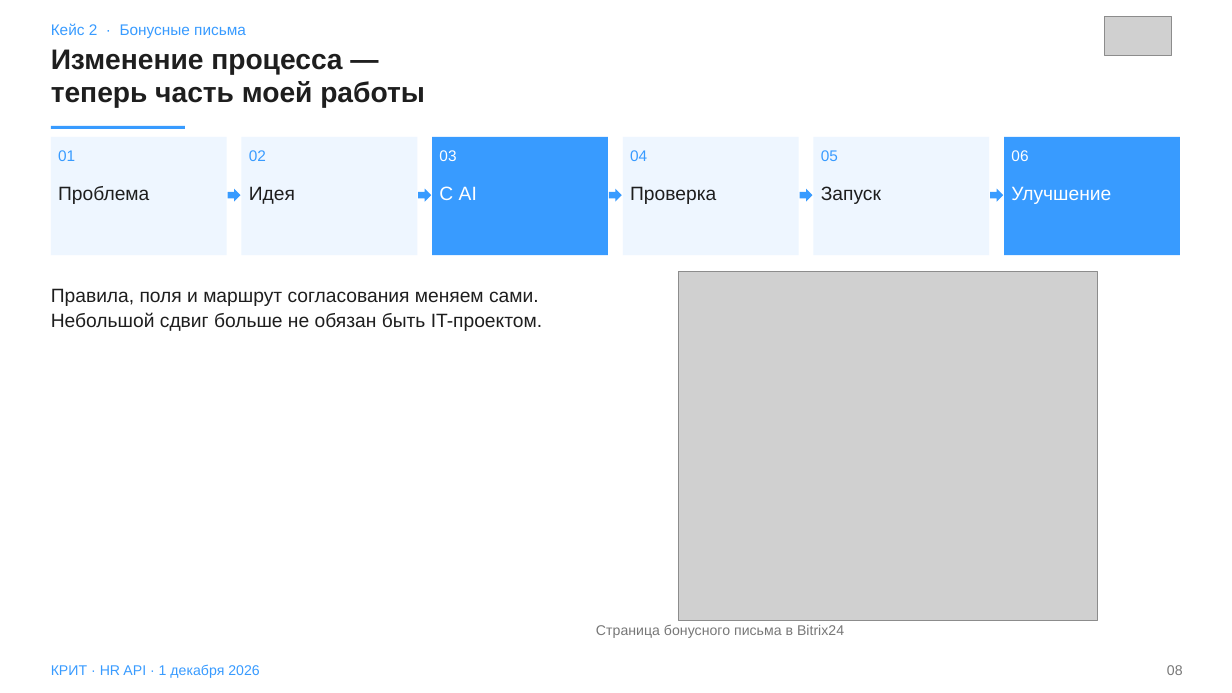
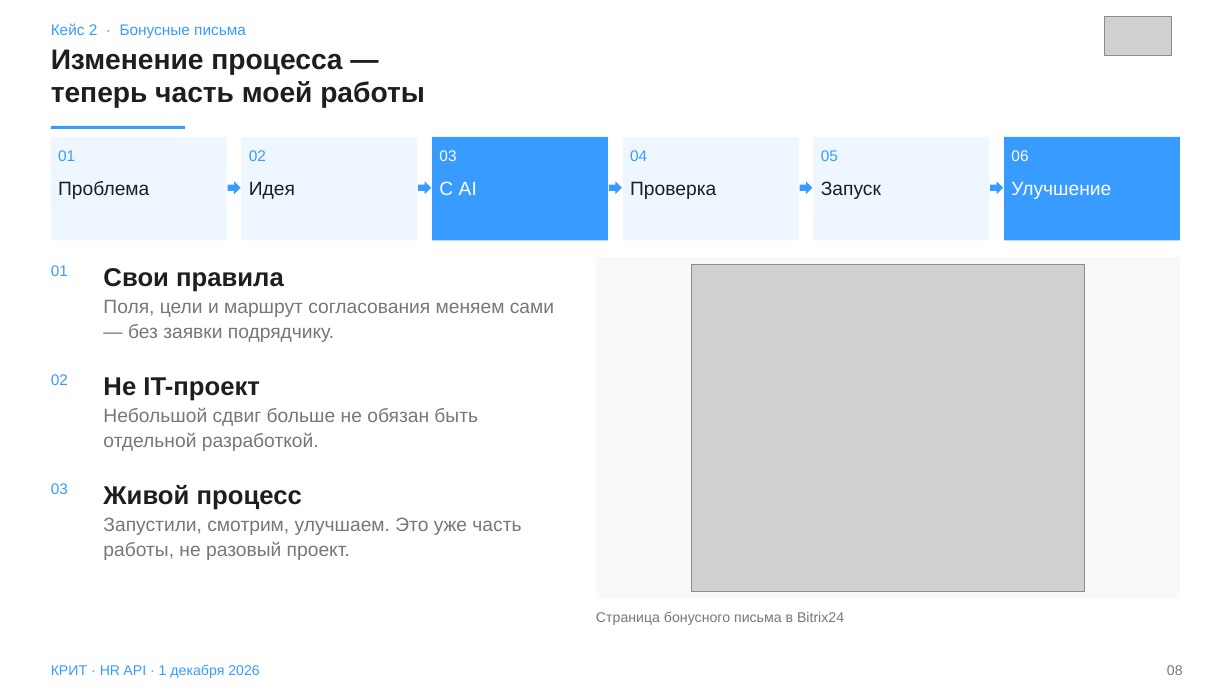
Before and after one commit to Nikisheva/html_krit, a slide deck: slide 8 of HR_API_KRIT_Nikisheva_2026.pptx. Drawn at 1232x693 pixels with LibreOffice and Linux fonts; fonts in the diff are those of the drawing; grey boxes stand for pictures. Boxes give left, top, right and bottom in pixels: in the first picture for what was removed or moved away, otherwise in the second. Text is boxed around its words. In the diff, an @@ line names an element or a change of style, - is before the commit and + after.

```diff
--- a/HR_API_KRIT_Nikisheva_2026.pptx
+++ b/HR_API_KRIT_Nikisheva_2026.pptx
@@ rectangle: place and size @@
-rectangle at [51, 137, 226, 255]
+rectangle at [51, 137, 226, 240]
@@ rectangle: place and size @@
-rectangle at [241, 137, 417, 255]
+rectangle at [241, 137, 417, 240]
@@ rectangle: place and size @@
-rectangle at [433, 137, 608, 255]
+rectangle at [433, 137, 608, 240]
@@ rectangle: place and size @@
-rectangle at [623, 137, 799, 255]
+rectangle at [623, 137, 799, 240]
@@ rectangle: place and size @@
-rectangle at [813, 137, 989, 255]
+rectangle at [813, 137, 989, 240]
@@ rectangle: place and size @@
-rectangle at [1005, 137, 1180, 255]
+rectangle at [1005, 137, 1180, 240]
@@ text "Проблема": place and size @@
-text "Проблема" at [58, 186, 149, 204]
+text "Проблема" at [58, 181, 149, 199]
@@ text "Идея": place and size @@
-text "Идея" at [249, 186, 295, 204]
+text "Идея" at [249, 181, 295, 199]
@@ text "С AI": place and size @@
-text "С AI" at [439, 186, 477, 200]
+text "С AI" at [439, 181, 477, 195]
@@ text "Проверка": place and size @@
-text "Проверка" at [630, 186, 716, 204]
+text "Проверка" at [630, 181, 716, 199]
@@ text "Запуск": place and size @@
-text "Запуск" at [821, 186, 881, 204]
+text "Запуск" at [821, 181, 881, 199]
@@ text "Улучшение": place and size @@
-text "Улучшение" at [1011, 186, 1111, 204]
+text "Улучшение" at [1011, 181, 1111, 199]
@@ 5 right arrows: place and size @@
-5 right arrows at [227, 189, 1004, 201]
+5 right arrows at [227, 181, 1004, 194]
@@ text added at [51, 265, 68, 276], 12 pt, text #389BFF @@
+01
@@ text added at [103, 268, 284, 292], 20 pt, text #1E1E1E, bold @@
+Свои правила
@@ rectangle added at [596, 257, 1180, 599], fill #F7F9FB @@
@@ picture: place and size @@
-picture at [678, 272, 1097, 621]
+picture at [692, 264, 1085, 592]
@@ text at [103, 300, 554, 342]: text changed; text colour #1E1E1E to #777777 @@
-Правила, поля и маршрут согласования меняем сами. Небольшой сдвиг больше не обязан быть IT-проектом.
+Поля, цели и маршрут согласования меняем сами — без заявки подрядчику.
@@ text added at [51, 374, 68, 385], 12 pt, text #389BFF @@
+02
@@ text added at [103, 377, 260, 401], 20 pt, text #1E1E1E, bold @@
+Не IT-проект
@@ text added at [103, 407, 478, 451], 15 pt, text #777777 @@
+Небольшой сдвиг больше не обязан быть отдельной разработкой.
@@ text added at [51, 483, 68, 494], 12 pt, text #389BFF @@
+03
@@ text added at [103, 485, 302, 510], 20 pt, text #1E1E1E, bold @@
+Живой процесс
@@ text added at [103, 517, 521, 560], 15 pt, text #777777 @@
+Запустили, смотрим, улучшаем. Это уже часть работы, не разовый проект.
@@ text "Страница бонусного письма в Bitrix24": place and size @@
-text "Страница бонусного письма в Bitrix24" at [596, 625, 844, 638]
+text "Страница бонусного письма в Bitrix24" at [596, 612, 844, 625]
```
Also in this commit, not shown: 1 other slide changed, 4 other files.
